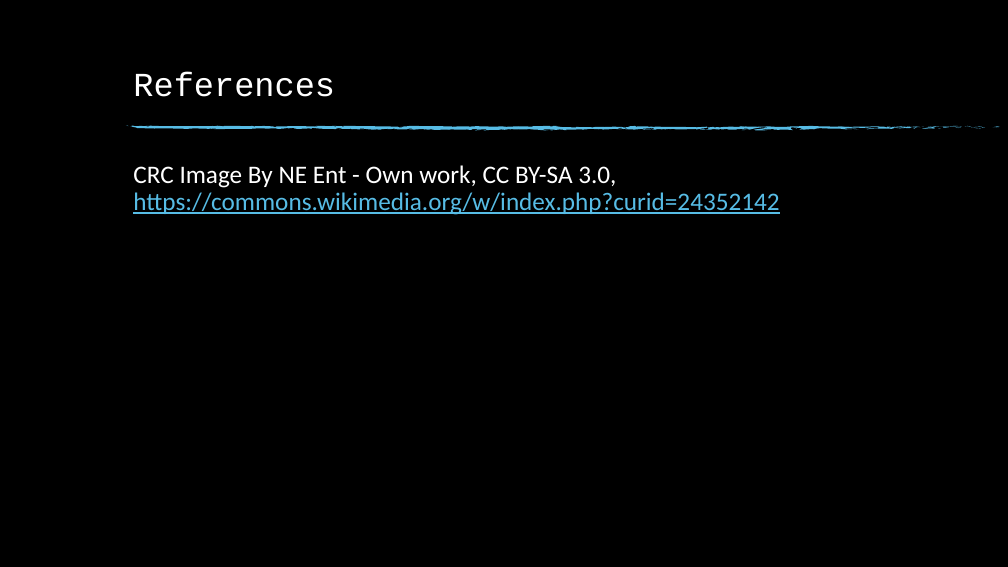
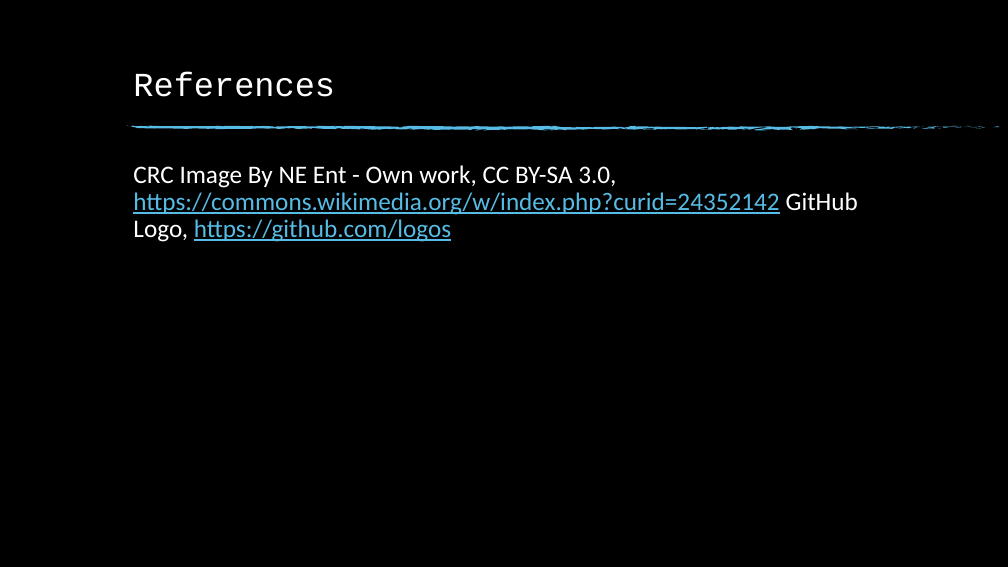
Before and after one commit to Society-of-Flight-Test-Engineers/handbook-2013, a slide deck: slide 17 of tutorials/2020-10-22-Symposium/porting-the-handbook.pptx. Drawn at 1008x567 pixels with LibreOffice and Linux fonts; fonts in the diff are those of the drawing; background and template pictures are left out. Boxes give left, top, right and bottom in pixels: in the first picture for what was removed or moved away, otherwise in the second. Text is boxed around its words. In the diff, an @@ line names an element or a change of style, - is before the commit and + after.

```diff
--- a/tutorials/2020-10-22-Symposium/porting-the-handbook.pptx
+++ b/tutorials/2020-10-22-Symposium/porting-the-handbook.pptx
@@ text at [133, 165, 858, 242]: text changed @@
-CRC Image By NE Ent - Own work, CC BY-SA 3.0, https://commons.wikimedia.org/w/index.php?curid=24352142
+CRC Image By NE Ent - Own work, CC BY-SA 3.0, https://commons.wikimedia.org/w/index.php?curid=24352142 GitHub Logo, https://github.com/logos
```
Also in this commit, not shown: 4 other slides changed, 1 slide added, 1 slide removed, 5 other files.
